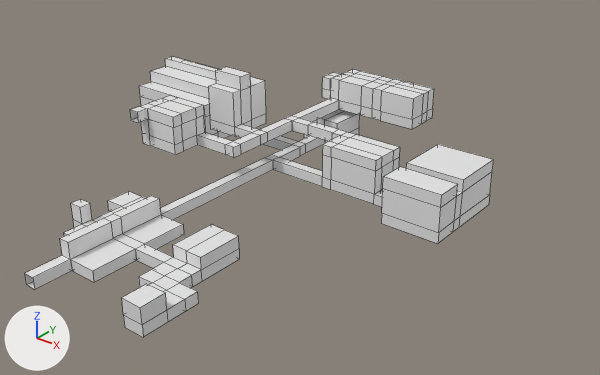
Before and after pictures for a commit that changed the Blender file Blender Team/Garrett's work/FaccillityMap.blend.
The view is the same before and after, from a 50 mm camera at (84.6, -117.6, 64.2) aimed at (-4.0, -6.9, -4.4). Every picture has the same lights, and +X, +Y and +Z are marked at lower left. Mesh edges are drawn as thin lines.

Before the edit, the objects in view are built like this:
```python
me_cube_004 = bpy.data.meshes.new('Cube.004')
me_cube_004.from_pydata(...)  # 514 vertices, 512 faces; spans x -48.7..28.5, y -60.8..26.2, z -7.5..10.5
ob_cube = bpy.data.objects.new('Cube', me_cube_004)
ob_cube.location = (0.0, 0.0, 4.7)
```
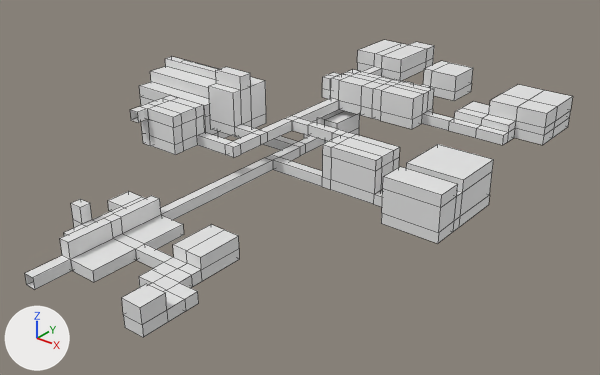
Edits to the scene script, one JSON object a line:
```json
{"block": "me_cube_004", "where": "# used by ob_cube; location = (0.0, 0.0, 4.7)"}
{"op": "remove", "block": "me_cube_004", "code": "me_cube_004.from_pydata(...)  # 514 vertices, 512 faces; spans x -48.7..28.5, y -60.8..26.2, z -7.5..10.5"}
{"op": "add", "block": "me_cube_004", "code": "me_cube_004.from_pydata(...)  # 616 vertices, 614 faces; spans x -48.7..30.4, y -60.8..51.9, z -7.5..10.5"}
{"block": "me_cube_004", "change": "me_cube_004 part 1"}
{"block": "me_cube_004", "change": "3 faces are deleted"}
{"block": "me_cube_004", "change": "55 vertices are added at x -22.4..30.4, y 17.8..51.9, z -1.0..5.3"}
{"block": "me_cube_004", "change": "5 new vertices lie (0.0, 2.7, 0.0) away from vertices in x 13.2..24.6, y 19.8, z -1.0..1.0"}
{"block": "me_cube_004", "change": "5 new vertices lie (0.0, 0.0, 1.4) away from vertices in x 13.2..24.6, y 19.8..22.5, z 1.0"}
{"block": "me_cube_004", "change": "5 new vertices lie (0.0, 4.5, 0.0) away from vertices in x 13.2..24.6, y 22.5, z -1.0..2.4"}
{"block": "me_cube_004", "change": "7 new vertices lie (5.8, 0.0, 0.0) away from vertices in x 13.2..24.6, y 22.5..27.0, z -1.0..2.4"}
{"block": "me_cube_004", "change": "5 new vertices lie (0.0, 7.4, 0.0) away from vertices in x 19.0..30.4, y 27.0, z -1.0..2.4"}
{"block": "me_cube_004", "change": "5 new vertices lie (0.0, 0.0, 2.9) away from vertices in x 19.0..30.4, y 22.5..34.4, z 2.4"}
{"block": "me_cube_004", "change": "10 new vertices lie (0.0, 11.2, 0.0) away from vertices in x -22.4..-10.4, y 37.5, z -1.0..4.0"}
{"block": "me_cube_004", "change": "5 new vertices lie (0.0, 3.2, 0.0) away from vertices in x -15.6..-10.4, y 48.7, z -1.0..4.0"}
{"block": "me_cube_004", "change": "105 new faces join them"}
```

Location of each change, (x1, y1, x2, y2) in pixels of the pictures (600 x 375 px):
```json
{"object": "Cube", "change": "reshaped", "before": [25, 57, 494, 337], "after": [25, 40, 573, 337], "on screen": "17% wider, 6% taller"}
{"part": 1, "of": "me_cube_004", "change": "built on", "before": [422, 112, 427, 123], "after": [357, 40, 573, 145]}
```
